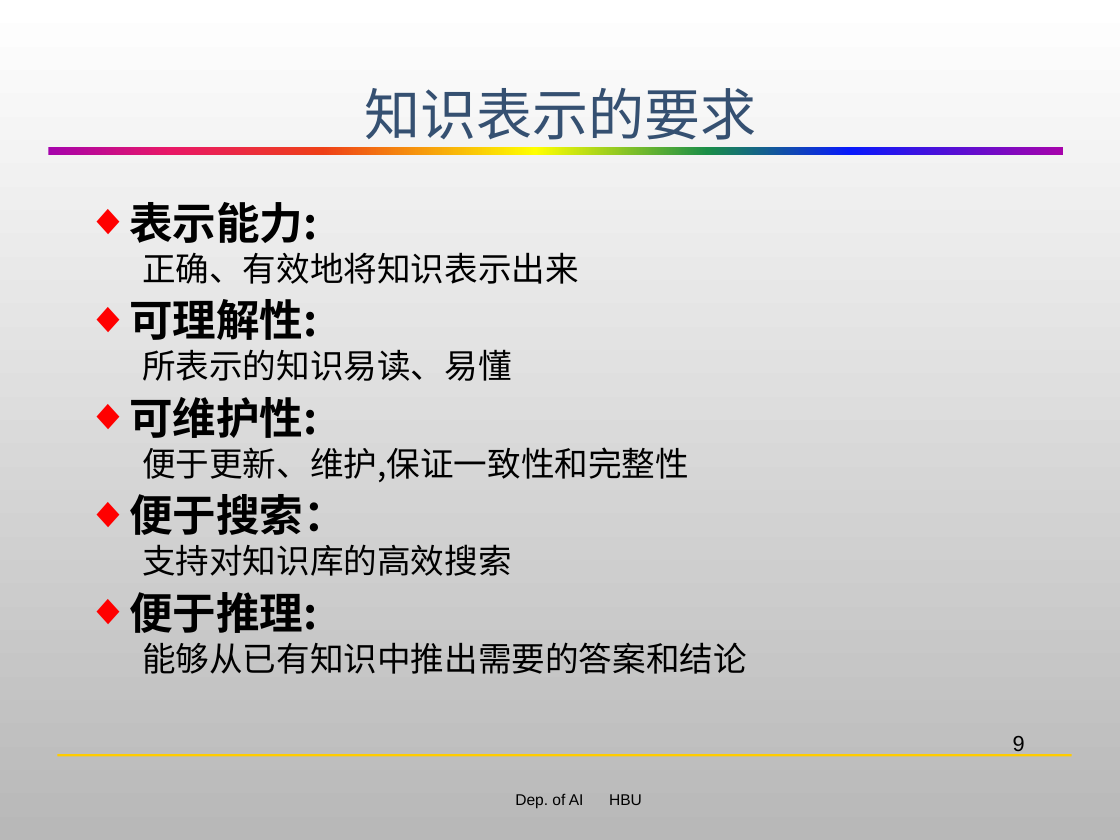
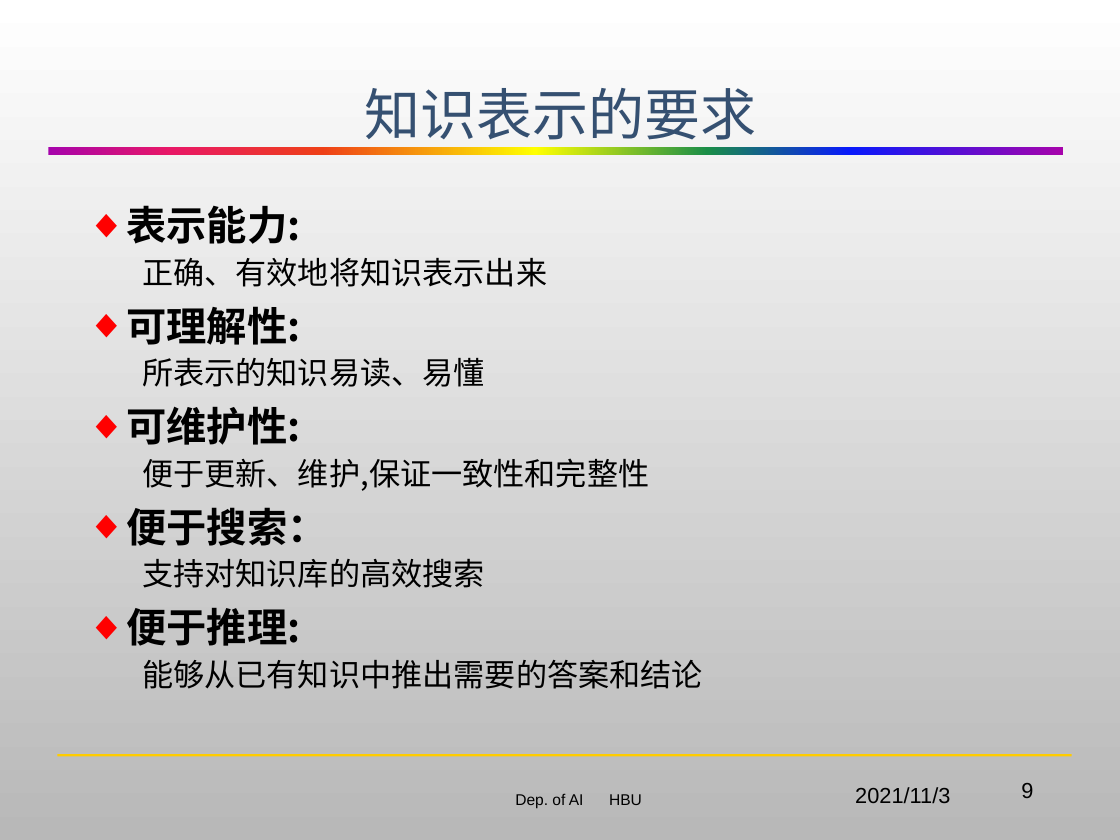
Before and after one commit to HBU/Artificial_Intelligence, a slide deck: slide 9 of AI-PPT-史忠植/AI02知识表示.pptx. Drawn at 1120x840 pixels with LibreOffice and Linux fonts; fonts in the diff are those of the drawing; background and template pictures are left out. Boxes give left, top, right and bottom in pixels: in the first picture for what was removed or moved away, otherwise in the second. Text is boxed around its words. In the diff, an @@ line names an element or a change of style, - is before the commit and + after.

```diff
--- a/AI-PPT-史忠植/AI02知识表示.pptx
+++ b/AI-PPT-史忠植/AI02知识表示.pptx
@@ text "表示能力:" at (x1=126, y1=205, x2=703, y2=689): size 28 to 25.9 pt in "表示能力:", "可理解性:", "可维护性:", "便于搜索：" and 1 more places; size 21.6 to 20 pt in "正确、有效地将知识表示出来", "所表示的知识易读、易懂", "便于更新、维护,保证一致性和完整性", "支持对知识库的高效搜索" and 1 more places; line spacing 0.8 to 0.9 @@
@@ page number rewrapped from (x1=1013, y1=736, x2=1025, y2=756) to (x1=1021, y1=783, x2=1033, y2=798) @@
@@ text added at (x1=855, y1=787, x2=950, y2=804), 14 pt, text #000000 @@
+2021/11/3
```
Also in this commit, not shown: 49 other slides changed, 9 slides added, 25 slides removed.
